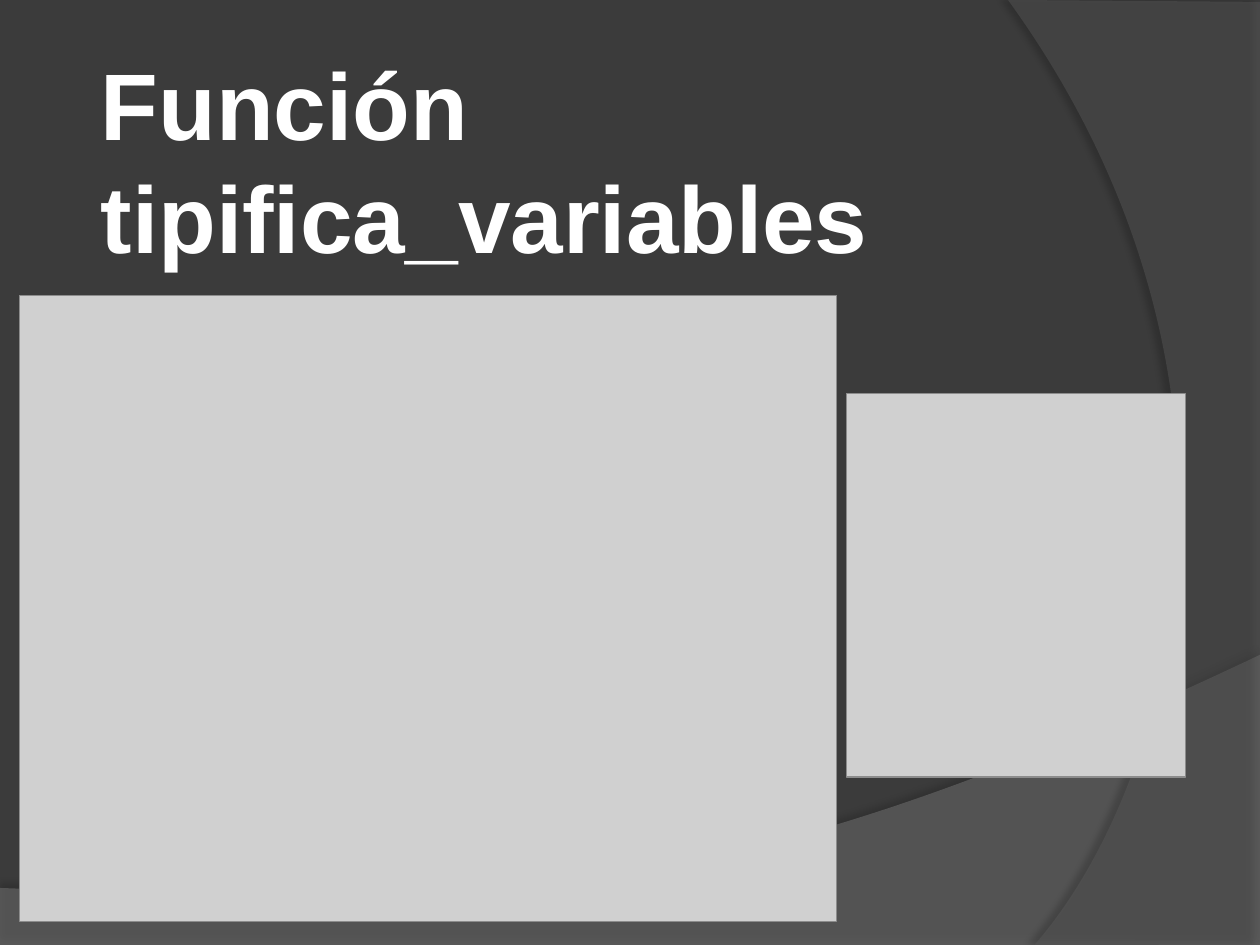
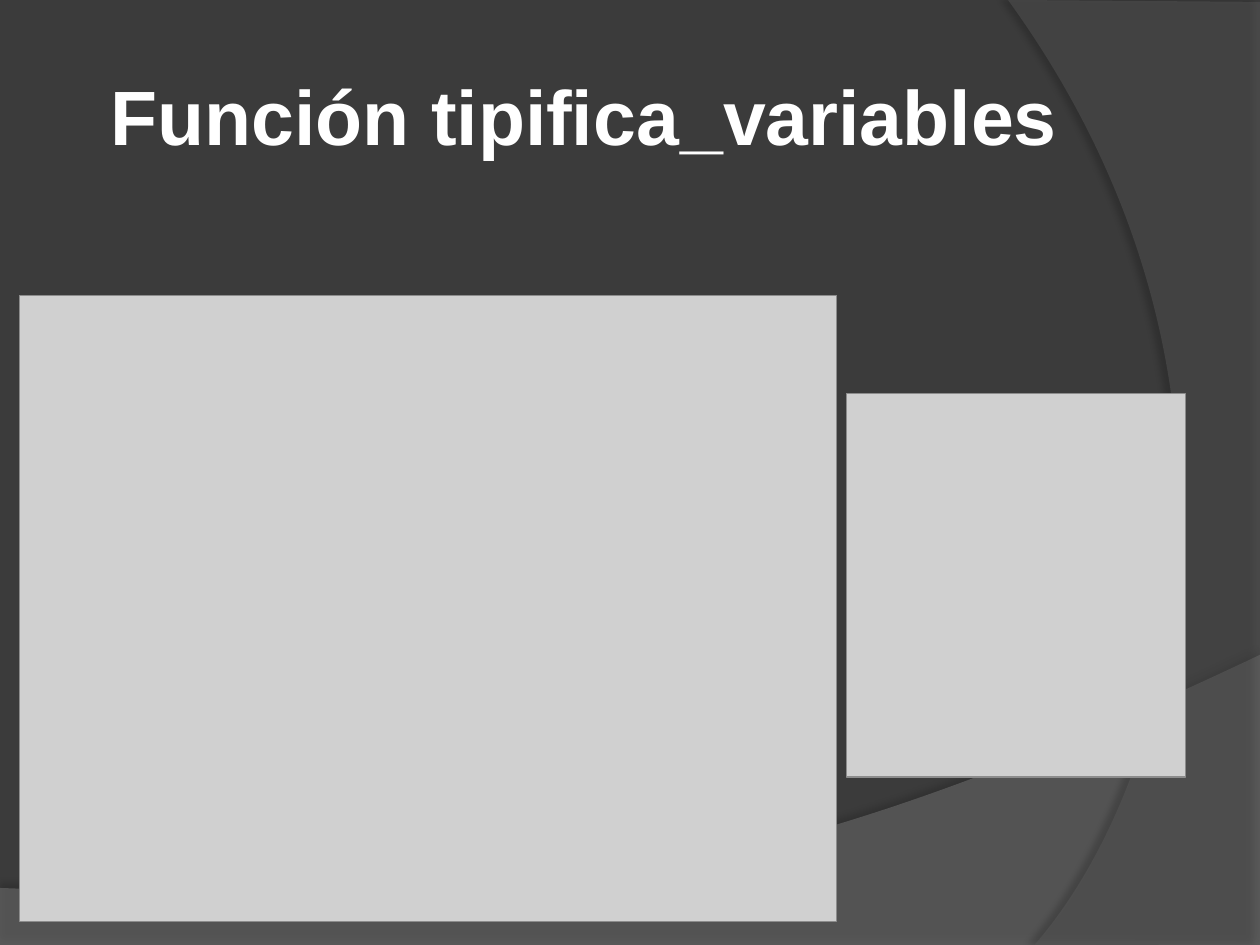
Before and after one commit to Whitee-12/Team_Challenge_ToolBox, a slide deck: slide 3 of Presentacion_team_challenge.pptx. Drawn at 1260x945 pixels with LibreOffice and Linux fonts; fonts in the diff are those of the drawing; grey boxes stand for pictures. Boxes give left, top, right and bottom in pixels: in the first picture for what was removed or moved away, otherwise in the second. Text is boxed around its words. In the diff, an @@ line names an element or a change of style, - is before the commit and + after.

```diff
--- a/Presentacion_team_challenge.pptx
+++ b/Presentacion_team_challenge.pptx
@@ text "Función tipifica_variables" moved from (x1=101, y1=70, x2=868, y2=270) to (x1=111, y1=88, x2=1057, y2=159) @@
@@ text "Función tipifica_variables" at (x1=111, y1=88, x2=1057, y2=159): size 54 to 44 pt @@
```
Also in this commit, not shown: 7 other slides changed.
